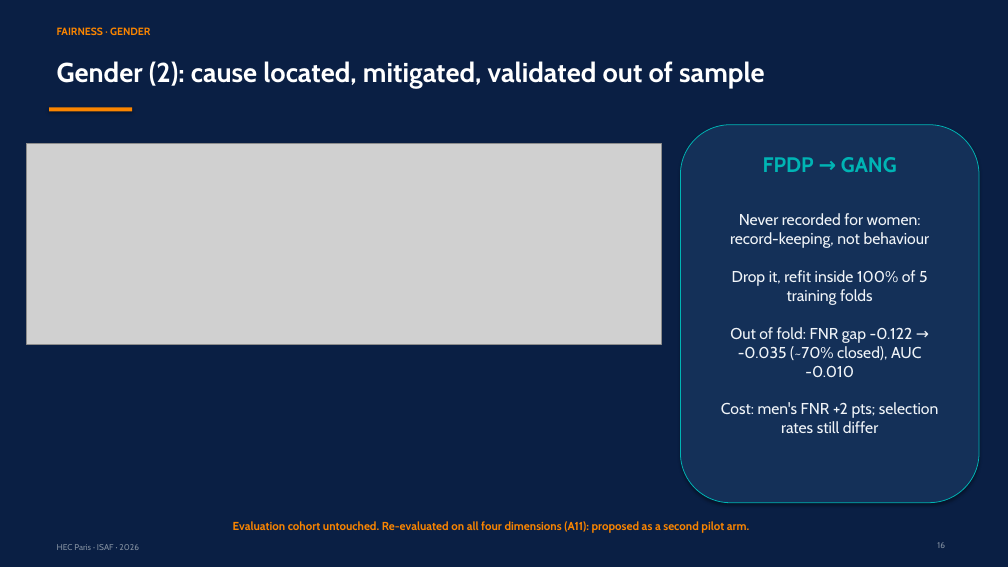
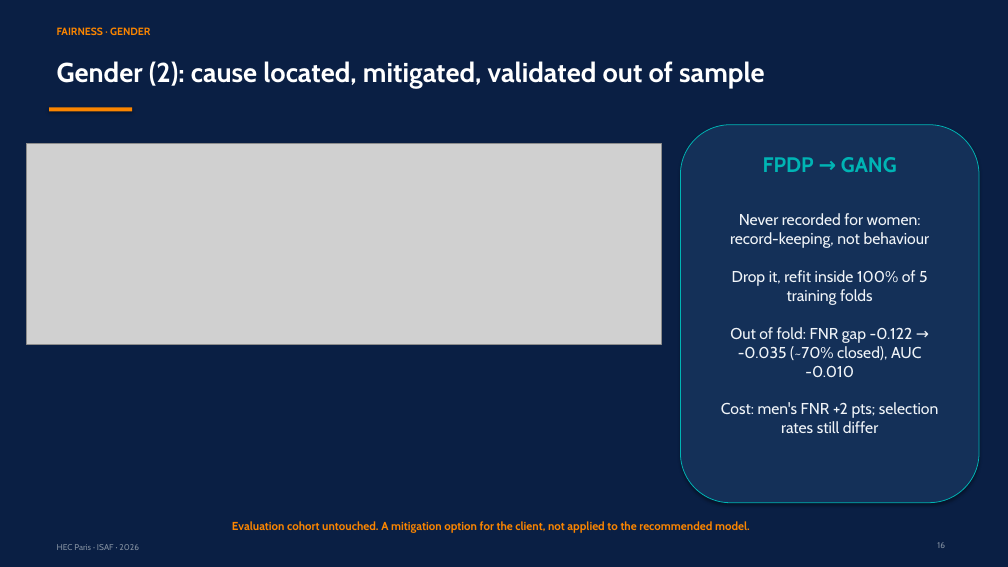
Before and after one commit to RyanBalech/recidivism-forecasting-analysis, a slide deck: slide 16 of reports/ISAF_Recidivism_Presentation.pptx. Drawn at 1008x567 pixels with LibreOffice and Linux fonts; fonts in the diff are those of the drawing; grey boxes stand for pictures. Boxes give left, top, right and bottom in pixels: in the first picture for what was removed or moved away, otherwise in the second. Text is boxed around its words. In the diff, an @@ line names an element or a change of style, - is before the commit and + after.

```diff
--- a/reports/ISAF_Recidivism_Presentation.pptx
+++ b/reports/ISAF_Recidivism_Presentation.pptx
@@ text at <box>232,521,750,533</box>: text changed @@
-Evaluation cohort untouched. Re-evaluated on all four dimensions (A11): proposed as a second pilot arm.
+Evaluation cohort untouched. A mitigation option for the client, not applied to the recommended model.
```
Also in this commit, not shown: 3 other slides changed, 4 slides removed.
